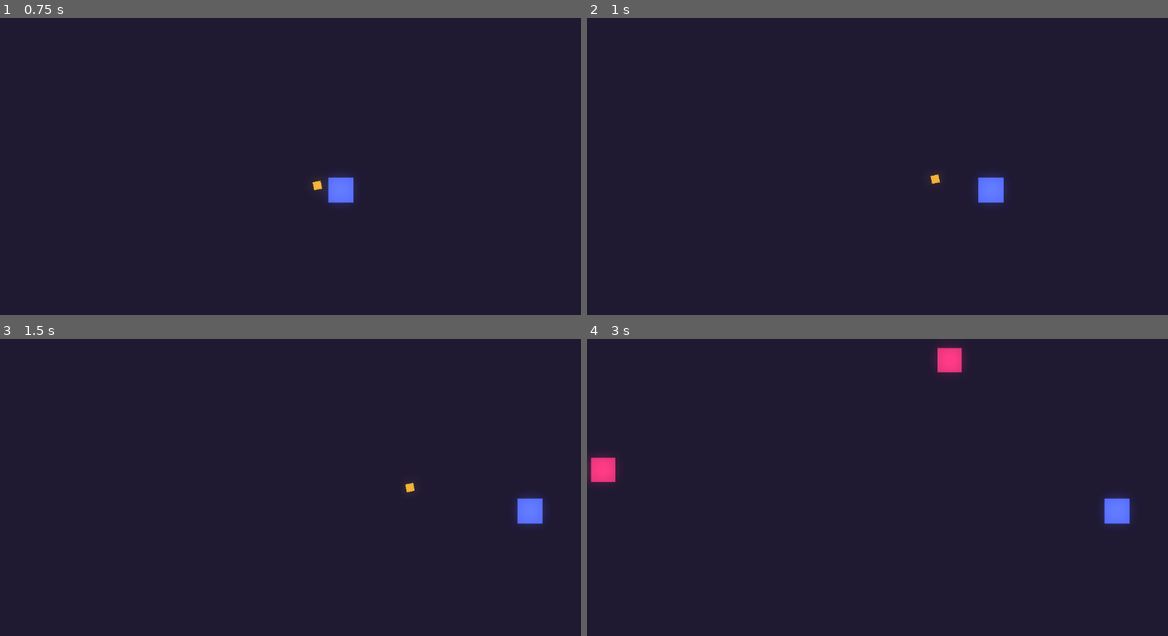
Above: before the commit, frames 1-4 (two rows, left to right).
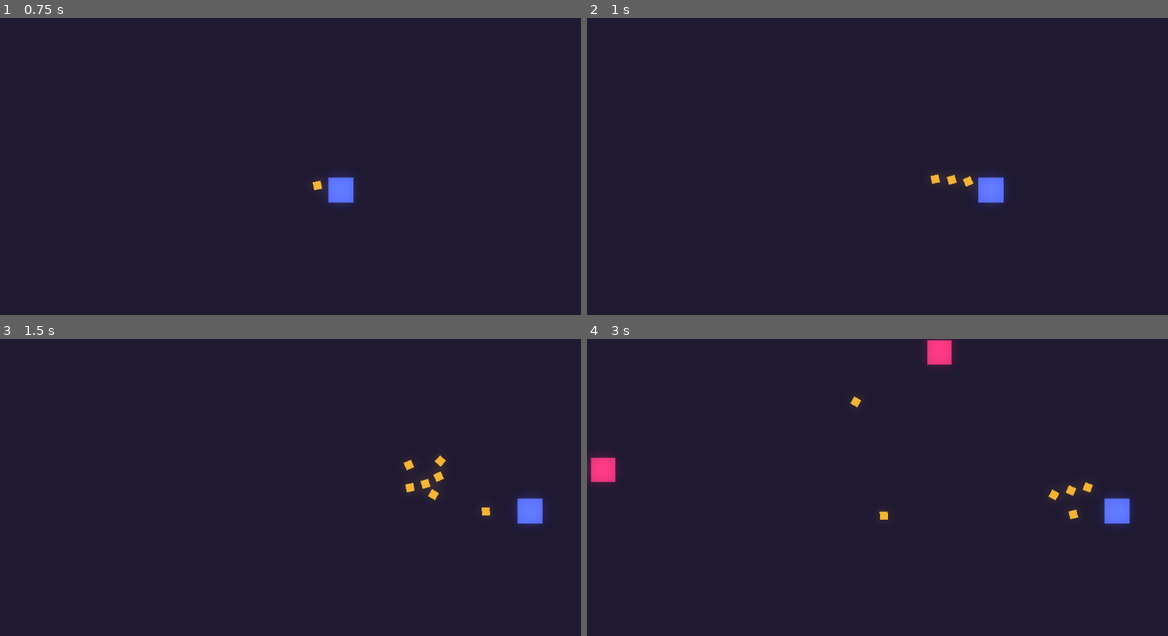
Above: after the commit, the same moments.

Repository: matheusmondenez/my-first-platform-game
Game: Godot game, scene res://wave_shooter/levels/arena.tscn
Same seed, same stepped clock (60 frames per second), same inputs: the game is played once before the commit and once after it. This scene is started directly instead of the project's main scene.
Inputs (mouse positions are in pixels of both pictures, inside the frame that each line leads up to):
- Up to frame 1 (0.75 s): tap Enter at 0.5 s; move the mouse to (418, 163) at 0.52 s; press the mouse at (418, 163) at 0.53 s; hold D (right) from 0.53 s (still down)
- Up to frame 2 (1 s): keep holding D (right); tap Space (jump) at 0.77 s
- Up to frame 3 (1.5 s): keep holding D (right); move the mouse to (174, 517) at 1.27 s; release the mouse at (174, 517) at 1.28 s; click (174, 517) at 1.35 s
- Up to frame 4 (3 s): tap Space (jump) at 1.52 s; move the mouse to (935, 431) at 2.02 s; release D (right) at 2.03 s; press the mouse at (935, 431) at 2.03 s; hold A (left) 2.03-2.78 s; move the mouse to (848, 567) at 2.77 s; release the mouse at (848, 567) at 2.78 s; hold D (right) from 2.78 s (still down); click (848, 567) at 2.85 s

Frame 1 is identical in both runs. In frame 2, less than 0.1% of the frame differs, in the area x 61-67%, y 52-57%; in frame 3, 0.3%; in frame 4, 0.8%, in the area x 45-88%, y 0-61%.

Commit message:
creates enemy blood splat

Diff:
--- a/wave_shooter/actors/blood.tscn
+++ b/wave_shooter/actors/blood.tscn
@@ -3,6 +3,7 @@
 [ext_resource type="Script" path="res://wave_shooter/actors/blood.gd" id="1_nvt6b"]
 
 [node name="Blood" type="CPUParticles2D"]
+z_index = -1
 amount = 15
 lifetime = 0.2
 explosiveness = 1.0
--- a/wave_shooter/actors/enemy.gd
+++ b/wave_shooter/actors/enemy.gd
@@ -5,6 +5,7 @@
 var move: Vector2 = Vector2.ZERO
 var is_stunned: bool = false
 var knockback: int = 6
+var blood_scene: PackedScene = preload("res://wave_shooter/actors/blood.tscn")
 
 func _ready() -> void:
 	pass
@@ -15,7 +16,9 @@
 	elif is_stunned:
 		move = lerp(move, Vector2.ZERO, 0.3)
 	global_position += move * speed * delta
-	if hp <= 0:
+	if hp <= 0 and Global.parent_node_creation:
+		var blood = Global.instance_node(blood_scene, global_position, Global.parent_node_creation)
+		blood.rotation = move.angle()
 		queue_free()
 
 func _on_area_2d_area_entered(area: Area2D) -> void:
--- a/wave_shooter/actors/player.tscn
+++ b/wave_shooter/actors/player.tscn
@@ -18,6 +18,7 @@
 shape = SubResource("RectangleShape2D_8i6sj")
 
 [node name="Timer" type="Timer" parent="."]
+wait_time = 0.1
 one_shot = true
 
 [connection signal="area_entered" from="Area2D" to="." method="_on_area_2d_area_entered"]
--- a/wave_shooter/actors/projectile.tscn
+++ b/wave_shooter/actors/projectile.tscn
@@ -6,6 +6,7 @@
 size = Vector2(16, 16)
 
 [node name="Projectile" type="Polygon2D"]
+z_index = -1
 color = Color(0.877224, 0.646843, 0.167706, 1)
 polygon = PackedVector2Array(-8, -8, 8, -8, 8, 8, -8, 8)
 script = ExtResource("1_r1f7e")
